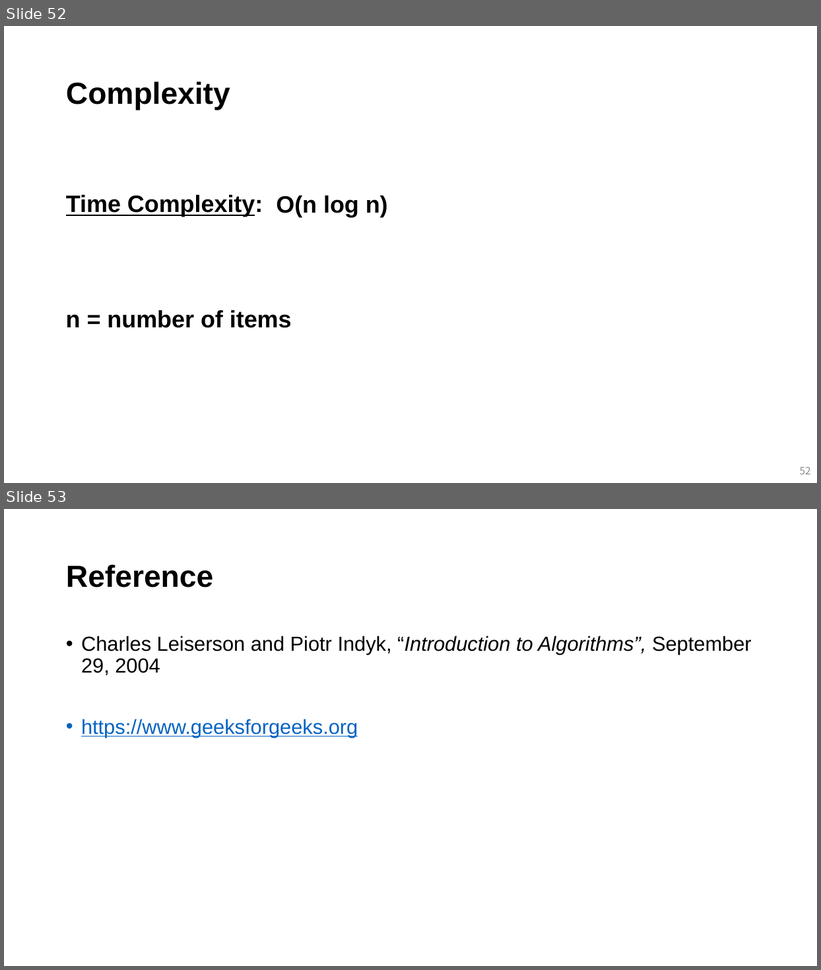
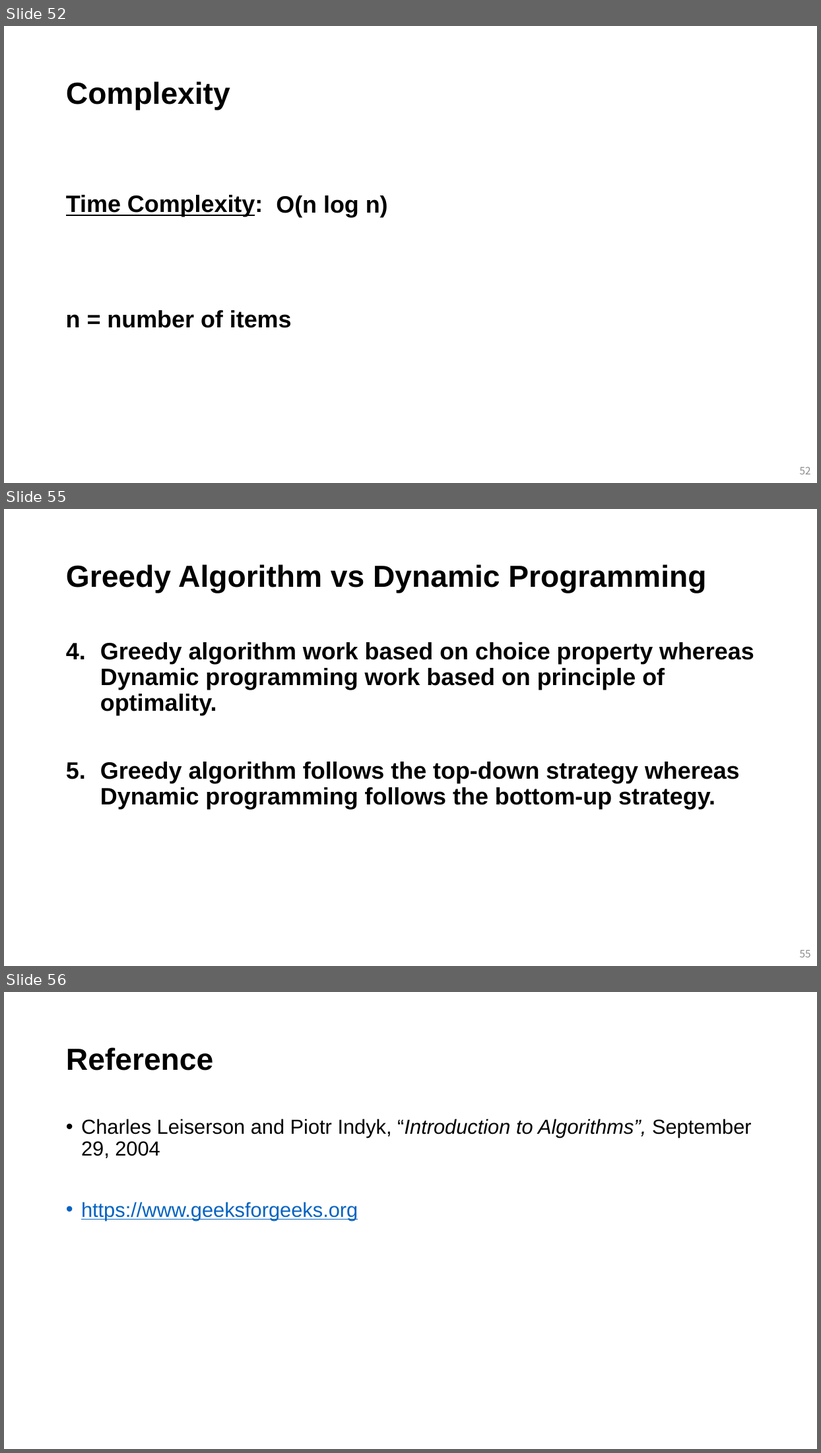
Before and after one commit to mlailab-skku/mlailab-skku.github.io, a slide deck: files/greedy_algorithm.pptm. Shown one above the other, each under a label of ours: slides 52 and 53 before the commit, slides 52, 55 and 56 after it; the slides between them are not shown. The pictures are 821x970 and 821x1453 pixels, drawn with LibreOffice and Linux fonts; fonts in the diff are those of the drawing. Boxes give left, top, right and bottom in pixels: in the first picture for what was removed or moved away, otherwise in the second. Text is boxed around its words. In the diff, an @@ line names an element or a change of style, - is before the commit and + after.

```diff
--- a/files/greedy_algorithm.pptm
+++ b/files/greedy_algorithm.pptm
@@ slide 55 added at (4, 509, 817, 966), background #FFFFFF @@
@@ title added at (66, 564, 706, 593), 36 pt, text #000000, bold @@
+Greedy Algorithm vs Dynamic Programming
@@ text added at (100, 642, 754, 809), 28 pt, text #000000, bold @@
+4. Greedy algorithm work based on choice property whereas Dynamic programming work based on principle of optimality.
+5. Greedy algorithm follows the top-down strategy whereas Dynamic programming follows the bottom-up strategy.
@@ page number added at (800, 951, 811, 958), 12 pt, text #8C8C8C @@
+55
@@ what was slide 53 is now slide 56 @@
```
Also in this commit, not shown: 2 other slides added, 1 other file.
